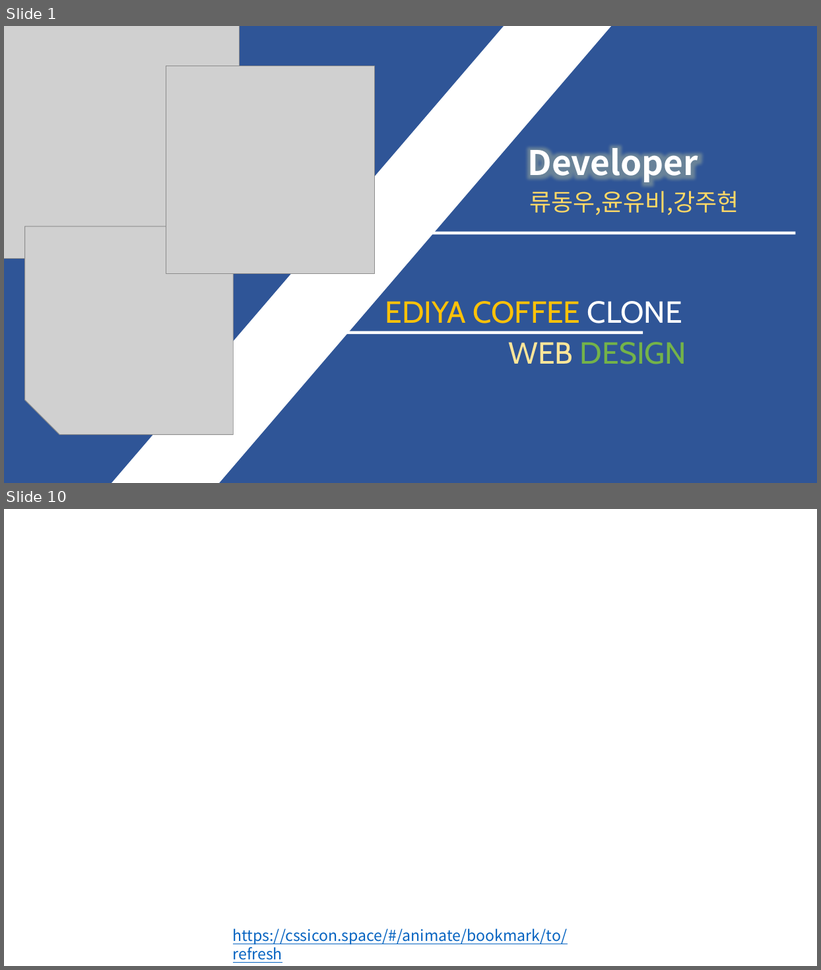
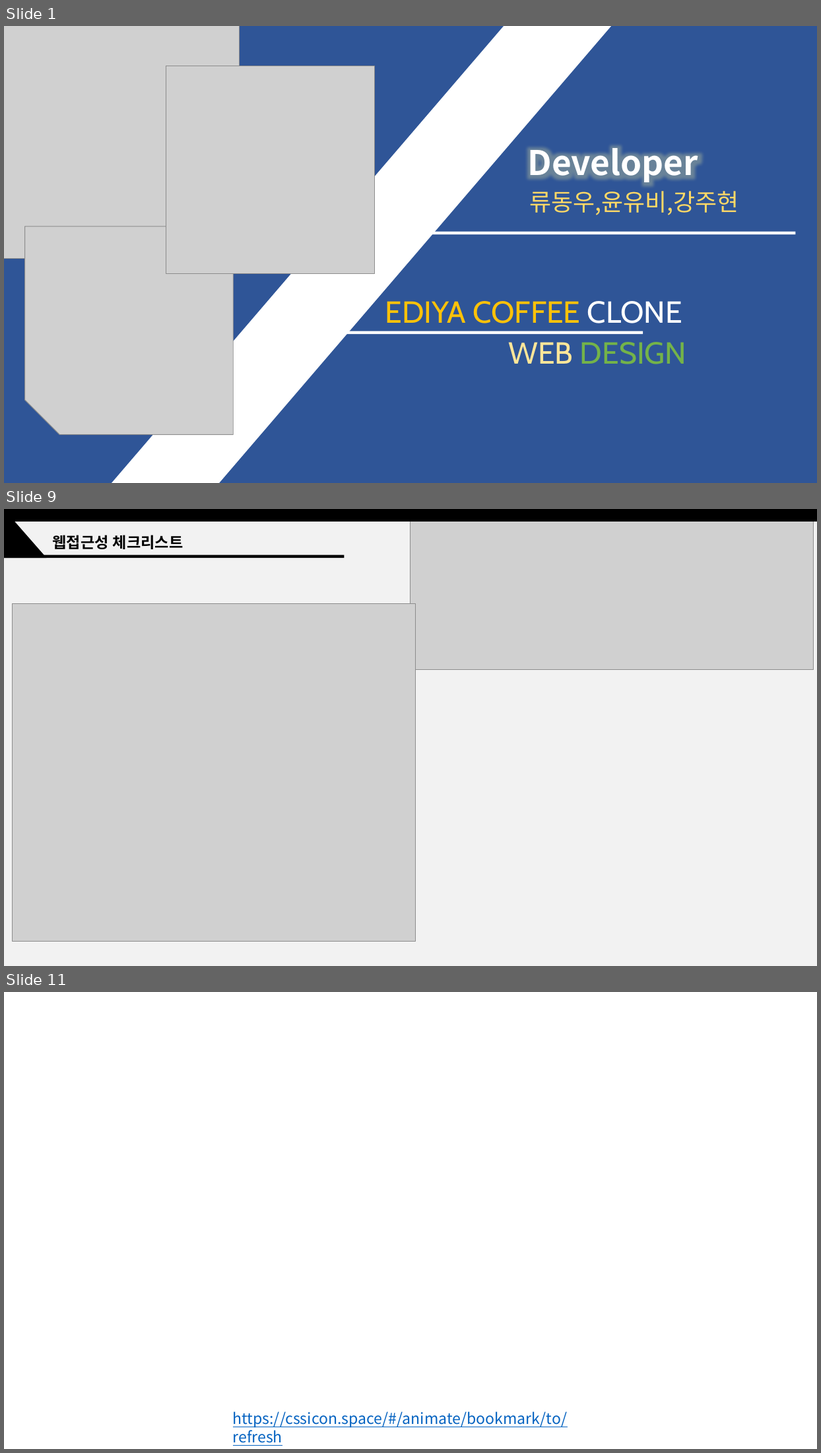
Before and after one commit to jjub0217/ediya3, a slide deck: 윤유비_발표자료.pptx. Shown one above the other, each under a label of ours: slides 1 and 10 before the commit, slides 1, 9 and 11 after it; the slides between them are not shown. The pictures are 821x970 and 821x1453 pixels, drawn with LibreOffice and Linux fonts; fonts in the diff are those of the drawing; grey boxes stand for pictures; background and template pictures are left out. Boxes give left, top, right and bottom in pixels: in the first picture for what was removed or moved away, otherwise in the second. Text is boxed around its words. In the diff, an @@ line names an element or a change of style, - is before the commit and + after.

```diff
--- a/윤유비_발표자료.pptx
+++ b/윤유비_발표자료.pptx
@@ slide 9 added at (4,509,817,966), background #FFFFFF @@
@@ rectangle added at (4,509,817,966), fill #F2F2F2 @@
@@ triangle added at (4,509,46,558), fill #000000 @@
@@ rectangle added at (4,509,817,521), fill #000000 @@
@@ picture added at (411,519,813,670) @@
@@ text added at (53,535,183,549), 18 pt, text #000000, bold @@
+웹접근성 체크리스트
@@ rectangle added at (4,555,344,558), fill #000000 @@
@@ picture added at (12,603,415,941) @@
@@ what was slide 10 is now slide 11 @@
```
Also in this commit, not shown: 3 slides changed, 5 other slides added, 5 slides removed, 2 other files.
